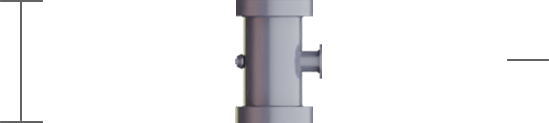
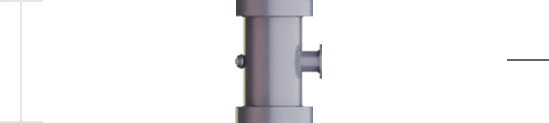
The second (549, 123) image is a revision of the first. Changes to its layers:
renamed "Layer 1" to "height lines-light", moved it above "height lines", painted on it over left=0, top=0, right=43, bottom=123
renamed "Layer 2" to "height lines", hid it, painted on it over left=0, top=0, right=43, bottom=123
